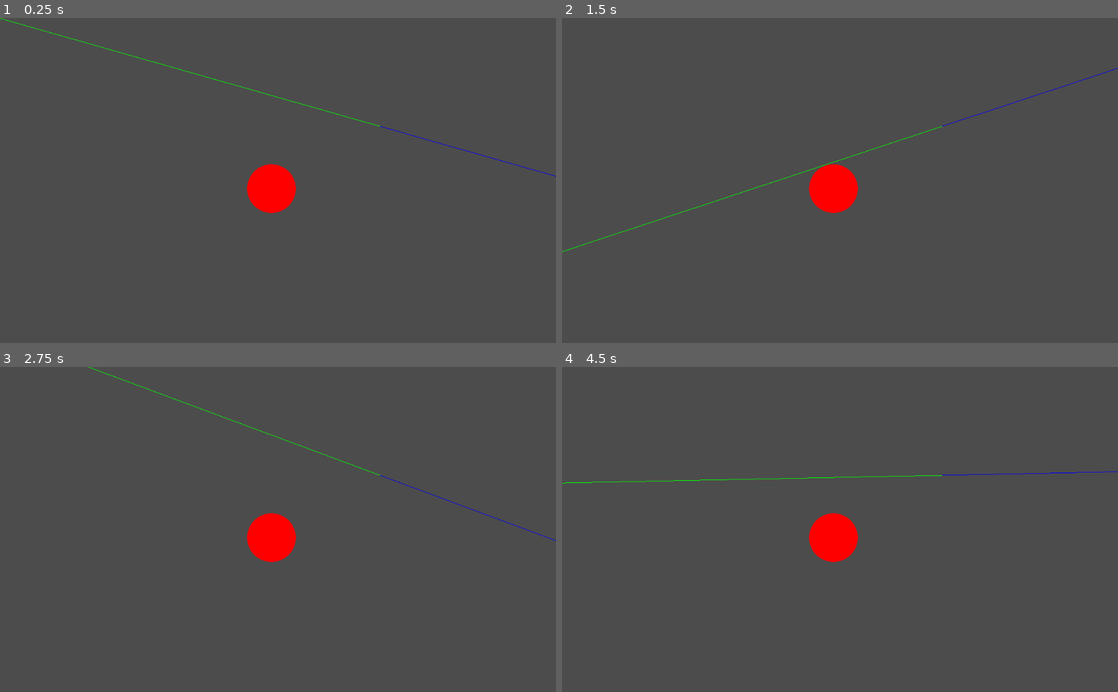
Above: before the commit, frames 1-4 (two rows, left to right).
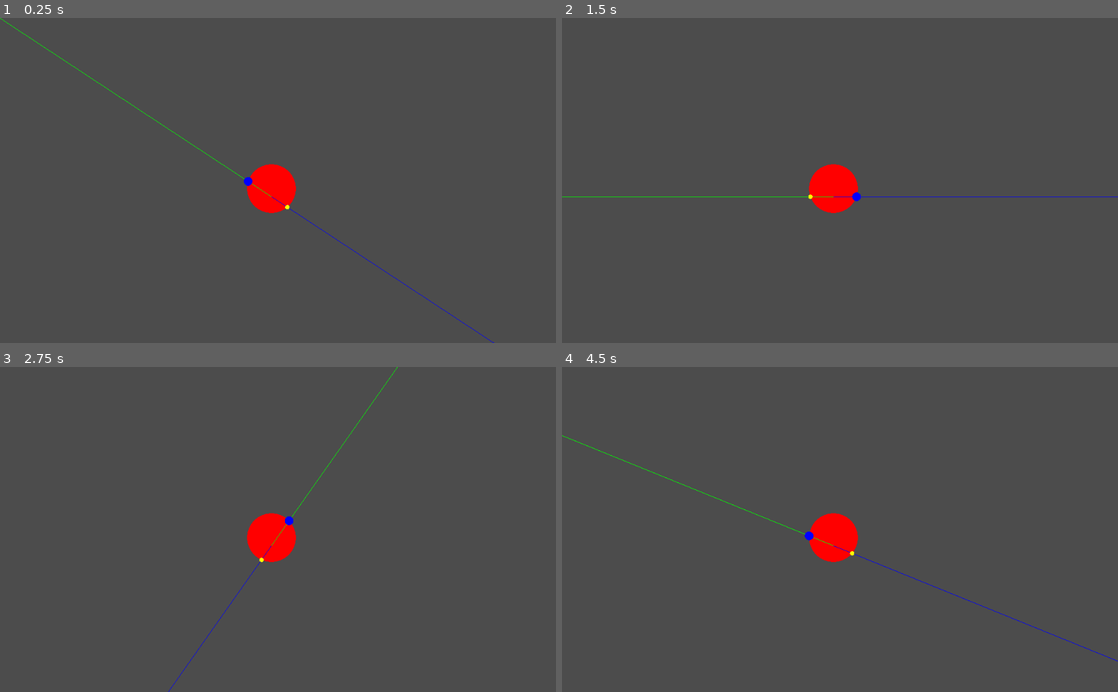
Above: after the commit, the same moments.

Repository: Storage-for-old-repositories/compute-graphics
Game: Godot game, scene res://Root.tscn
The game is run twice, just before and just after one commit, with the same random seed, the same clock (stepped at 60 frames per second) and the same inputs.
Inputs (mouse positions are in pixels of both pictures, inside the frame that each line leads up to):
- Up to frame 1 (0.25 s): no input
- Up to frame 2 (1.5 s): tap Enter at 0.5 s; move the mouse to (962, 164) at 0.52 s; tap Space at 1.25 s; move the mouse to (728, 196) at 1.27 s
- Up to frame 3 (2.75 s): tap Enter at 2 s; move the mouse to (333, 458) at 2.02 s
- Up to frame 4 (4.5 s): tap Space at 2.75, 4.25 s; move the mouse to (812, 594) at 2.77 s; tap Enter at 3.5 s; move the mouse to (1006, 578) at 3.52 s; move the mouse to (673, 480) at 4.27 s

The runs differ from the first frame. In frame 1, 0.6% of the frame differs, in the area x 0-100%, y 0-100%; in frame 2, 0.6%; in frame 3, 0.5%; in frame 4, 0.7%, in the area x 0-100%, y 20-91%.

Commit message:
collision ray with sphere

Diff:
--- a/godot-ex/ray_collision_circle/Root.gd
+++ b/godot-ex/ray_collision_circle/Root.gd
@@ -5,7 +5,7 @@
 	"radius": 45,
 }
 const RAY = {
-	"position": Vector2(700, 200),
+	"position": Vector2(500, 330),
 }
 
 # Функция рисования луча (имитирует бесконечный луч, только в направлении от точки)
@@ -96,18 +96,19 @@
 	if res.size() == 0:
 		return;
 
-	# Луч является бесконечным, поэтому мы так же увидим пересечение с синей частью луча
-	if sign(res[0]) == -1 || sign(res[1]) == -1:
-		return
-
 	print('Collision t is ', res)
 
-	var m_min = min(res[0], res[1])
-	var m_max = max(res[0], res[1])
+	if (abs(res[0]) > abs(res[1])):
+		var tmp = res[0]
+		res[0] = res[1]
+		res[1] = tmp
+
+	var m_min = res[0]
+	var m_max = res[1]
 
 	# точки столкновения луча с окружностью
 	var mp_min = Vector2(m_min * rdx + rx0, m_min * rdy + ry0) # ближняя
 	var mp_max = Vector2(m_max * rdx + rx0, m_max * rdy + ry0) # дальняя
 
 	draw_circle(mp_min, 4, Color(255, 255, 0))
-	draw_circle(mp_max, 4, Color(0, 0, 255))
+	draw_circle(mp_max, 8, Color(0, 0, 255))
Not shown, removed: src/scene/geometricObjects3D/Sphere.js
Not shown, added: src/scene/geometricObjects3D/computing/collisions/index.js
Not shown, added: src/scene/geometricObjects3D/computing/collisions/rayAndSphere.js
Not shown, added: src/scene/geometricObjects3D/computing/index.js
Not shown, removed: src/scene/geometricObjects3D/index.js
Not shown, added: src/scene/geometricObjects3D/objects/Ray.js
Not shown, added: src/scene/geometricObjects3D/objects/Sphere.js
Not shown, added: src/scene/geometricObjects3D/objects/index.js
Not shown, changed: src/utils/math/common.js
Not shown, changed: src/utils/math/quadraticEquation.js
Not shown, changed: src/utils/math/vectors/Vector2D.js
Not shown, changed: src/utils/math/vectors/Vector3D.js
(and 1 more such lines)
